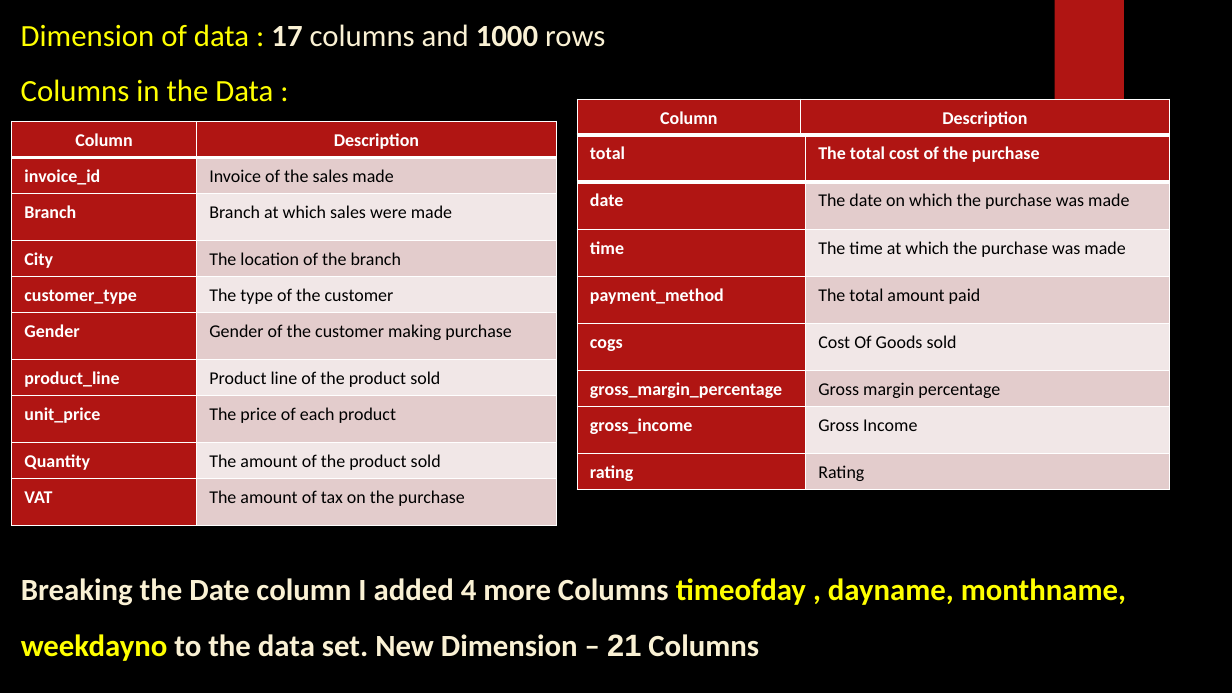
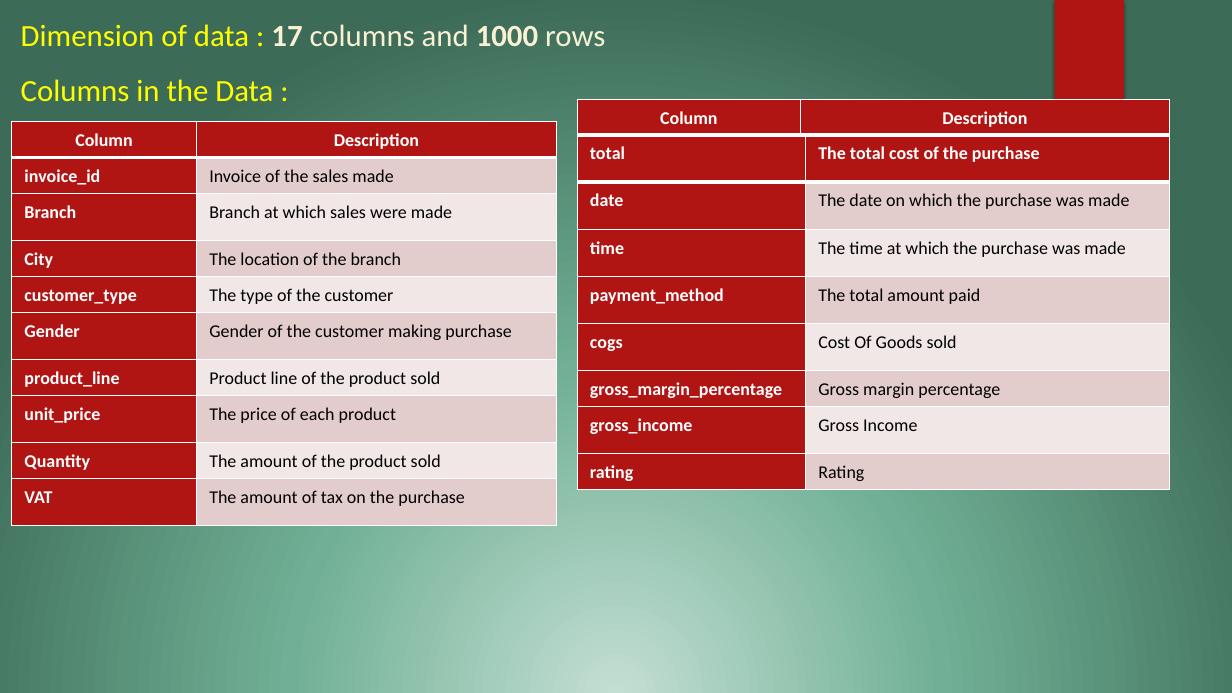
Before and after one commit to govardhansingu/Amazon-Sales-Analysis, a slide deck: slide 3 of SQL_CapStone_Project_Presentation_S8244.pptx (slide 2 before the commit). Drawn at 1232x693 pixels with LibreOffice and Linux fonts; fonts in the diff are those of the drawing; background and template pictures are left out. Boxes give left, top, right and bottom in pixels: in the first picture for what was removed or moved away, otherwise in the second. Text is boxed around its words. In the diff, an @@ line names an element or a change of style, - is before the commit and + after.

```diff
--- a/SQL_CapStone_Project_Presentation_S8244.pptx
+++ b/SQL_CapStone_Project_Presentation_S8244.pptx
@@ background picture (left out) to gradient #C3DED3 to #71B096 to #3C6B57 @@
@@ text removed at [21,578,1126,661] @@
-Breaking the Date column I added 4 more Columns timeofday , dayname, monthname, weekdayno to the data set. New Dimension – 21 Columns
```
Also in this commit, not shown: 19 other slides changed, 1 slide added.
